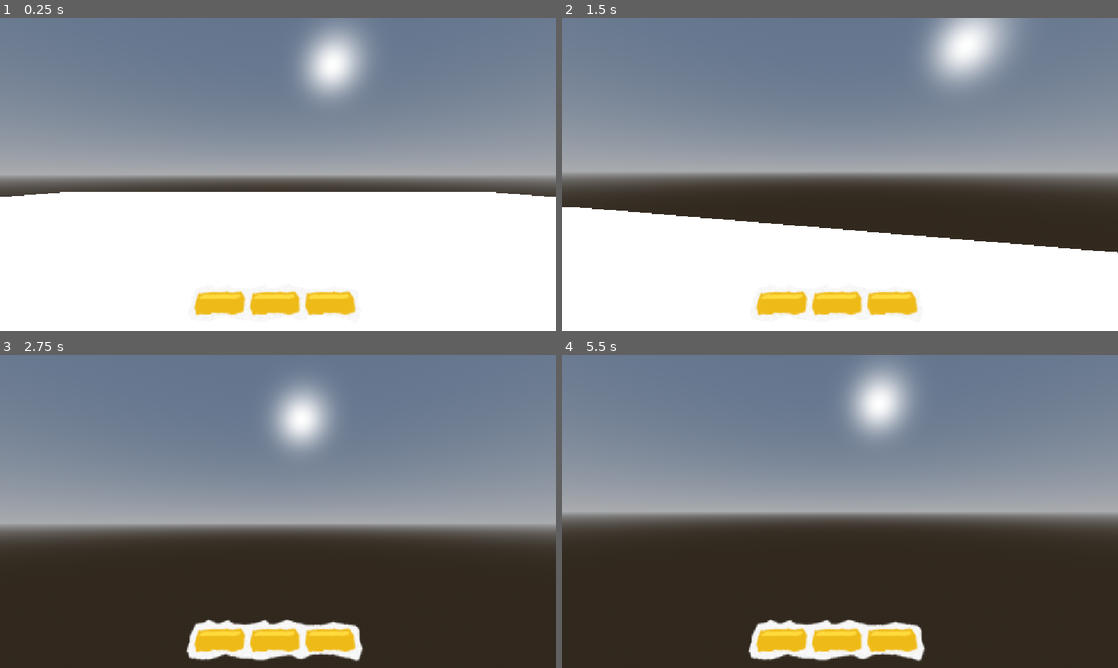
Above: before the commit, frames 1-4 (two rows, left to right).
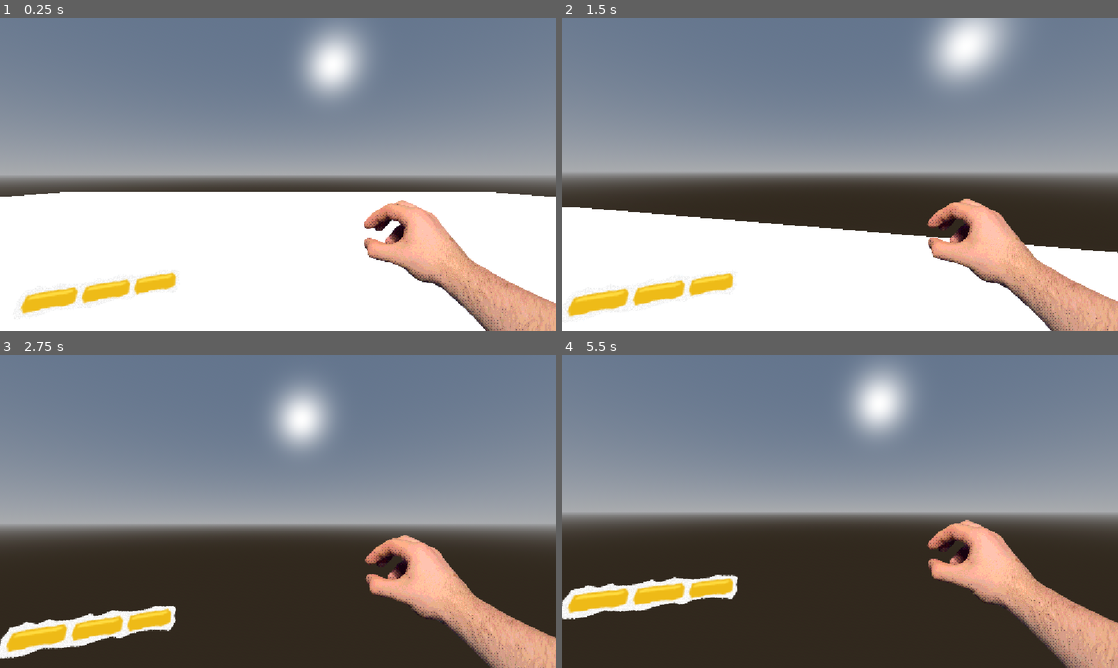
Above: after the commit, the same moments.

Repository: Regonold520/terra-game
Game: Godot game, scene res://main.tscn
Same seed, same stepped clock (60 frames per second), same inputs: the game is played once before the commit and once after it.
Inputs (mouse positions are in pixels of both pictures, inside the frame that each line leads up to):
- Up to frame 1 (0.25 s): no input
- Up to frame 2 (1.5 s): tap Enter (ui_accept) at 0.5 s; move the mouse to (867, 174) at 0.52 s; hold W (Up) from 0.53 s (still down); tap Space (Jump) at 0.6, 0.77, 1.07 s; move the mouse to (812, 174) at 1.27 s; tap Alt at 1.35 s
- Up to frame 3 (2.75 s): keep holding W (Up); tap Space (Jump) at 1.52, 1.55, 1.82, 2.3 s; move the mouse to (289, 505) at 2.02 s; tap Shift at 2.1 s
- Up to frame 4 (5.5 s): keep holding W (Up); move the mouse to (834, 517) at 2.77 s; tap Space (Jump) at 2.85, 3.02, 3.32, 3.77, 3.8, 4.07, 4.52, 4.55, 4.82, 5.1 s; move the mouse to (878, 514) at 3.52 s; tap Alt at 3.6 s; move the mouse to (795, 508) at 4.27 s; tap Shift at 4.35 s; move the mouse to (845, 511) at 5.02 s

The runs differ from the first frame. In frame 1, 9.2% of the frame differs, in the area x 3-100%, y 58-100%; in frame 2, 9.4%; in frame 3, 12%; in frame 4, 12%, in the area x 0-100%, y 52-100%.

Commit message:
Messed with the GUI more, added a test hand and made the UI go all wobbly

Diff:
--- /dev/null
+++ b/doodle.gdshader
@@ -0,0 +1,38 @@
+shader_type canvas_item;
+render_mode world_vertex_coords;
+
+group_uniforms Squiggle;
+/**
+ * Noise texture scale
+ * By default, the noise texture's size in world coordinates is set by its resolution
+*/
+uniform vec2 scale = vec2(1.0, 1.0);
+uniform float strength = 1.0;
+/**
+ * Number of squiggle frames per second
+*/
+uniform float fps = 6.0;
+uniform sampler2D noise : filter_linear, repeat_enable;
+group_uniforms;
+
+varying vec4 modulate;
+varying vec2 noise_uv;
+
+void vertex() {
+	modulate = COLOR;
+
+	// Use world coordinates for scale-independent squiggles, offset by position to keep pattern attached to object
+	noise_uv = (VERTEX - MODEL_MATRIX[3].xy) / (vec2(textureSize(noise, 0)) * scale);
+}
+
+// Use irrational constants for unique squiggles every frame
+#define offset_multiplier vec2(PI, E)
+
+void fragment() {
+	vec2 noise_offset = vec2(floor(TIME * fps)) * offset_multiplier;
+	float noise_sample = texture(noise, noise_uv + noise_offset).r * 4.0 * PI;
+	vec2 direction = vec2(cos(noise_sample), sin(noise_sample));
+	vec2 squiggle_uv = UV + direction * strength * 0.005;
+
+	COLOR = texture(TEXTURE, squiggle_uv) * modulate;
+}
--- a/main.tscn
+++ b/main.tscn
@@ -2,7 +2,9 @@
 
 [ext_resource type="Script" uid="uid://dp6hblaxnll0h" path="res://player.gd" id="1_ig7tw"]
 [ext_resource type="Texture2D" uid="uid://dg7jwq7gbhvy1" path="res://jumpBar.png" id="2_h2yge"]
+[ext_resource type="Script" uid="uid://cdf2yepjf30a0" path="res://wobbler.gd" id="2_lquwl"]
 [ext_resource type="Texture2D" uid="uid://c6yf7ts40ij86" path="res://barFilled.png" id="3_1bvp3"]
+[ext_resource type="Texture2D" uid="uid://b5cew8kyft7wk" path="res://camArm1.png" id="4_1bvp3"]
 
 [sub_resource type="ProceduralSkyMaterial" id="ProceduralSkyMaterial_ig7tw"]
 sky_horizon_color = Color(0.66224277, 0.6717428, 0.6867428, 1)
@@ -42,6 +44,41 @@
 [node name="WorldEnvironment" type="WorldEnvironment" parent="." unique_id=1393728126]
 environment = SubResource("Environment_h2yge")
 
+[node name="Wobbler" type="Node3D" parent="." unique_id=313427264]
+transform = Transform3D(1, 0, 0, 0, 1, 0, 0, 0, 1, 0, 2.3233464, 0)
+script = ExtResource("2_lquwl")
+
+[node name="Sprite3D" type="Sprite3D" parent="Wobbler" unique_id=188801559]
+transform = Transform3D(0.16914468, -0.025822993, 0.055886075, 0, 0.16339995, 0.07550138, -0.061563626, -0.07094809, 0.15354574, -0.705, -0.485, -0.855)
+no_depth_test = true
+texture_filter = 0
+texture = ExtResource("2_h2yge")
+
+[node name="2" type="Sprite3D" parent="Wobbler/Sprite3D" unique_id=1535444560]
+transform = Transform3D(1, 0, 0, 0, 0.9999999, 0, 0, 0, 0.9999999, -0.055, 0, 0)
+sorting_offset = 1.645
+no_depth_test = true
+texture_filter = 5
+texture = ExtResource("3_1bvp3")
+
+[node name="3" type="Sprite3D" parent="Wobbler/Sprite3D" unique_id=698791918]
+transform = Transform3D(1, 0, 0, 0, 0.9999998, 1.4901161e-08, 0, -1.4901161e-08, 0.9999998, 0.9356558, 0, 0)
+sorting_offset = 1.645
+no_depth_test = true
+texture = ExtResource("3_1bvp3")
+
+[node name="1" type="Sprite3D" parent="Wobbler/Sprite3D" unique_id=205297073]
+transform = Transform3D(1, 0, 0, 0, 0.9999996, 4.4703484e-08, 0, -4.4703484e-08, 0.9999996, -1.045, 0, 0)
+sorting_offset = 1.645
+no_depth_test = true
+texture = ExtResource("3_1bvp3")
+
+[node name="Arm" type="Sprite3D" parent="Wobbler" unique_id=484793355]
+transform = Transform3D(0.18, 0, 0, 0, 0.18, 0, 0, 0, 0.18, 1.125, -0.70000005, -1.9)
+no_depth_test = true
+texture_filter = 0
+texture = ExtResource("4_1bvp3")
+
 [node name="Player" type="CharacterBody3D" parent="." unique_id=840459433]
 transform = Transform3D(1, 0, 0, 0, 1, 0, 0, 0, 1, 0, 1.2343464, 0)
 script = ExtResource("1_ig7tw")
@@ -58,29 +95,6 @@
 transform = Transform3D(1, 0, 0, 0, 1, 0, 0, 0, 1, 0, 1.089, 0)
 
 [node name="Camera3D" type="Camera3D" parent="Player/CamPivot" unique_id=592674095]
-
-[node name="Sprite3D" type="Sprite3D" parent="Player/CamPivot/Camera3D" unique_id=188801559]
-transform = Transform3D(0.265, 0, 0, 0, 0.23288651, 0.12644707, 0, -0.12644707, 0.23288651, 0, -0.612, -0.972)
-no_depth_test = true
-texture = ExtResource("2_h2yge")
-
-[node name="2" type="Sprite3D" parent="Player/CamPivot/Camera3D/Sprite3D" unique_id=1535444560]
-transform = Transform3D(1, 0, 0, 0, 0.9999999, 0, 0, 0, 0.9999999, -0.055, 0, 0)
-sorting_offset = 1.645
-no_depth_test = true
-texture = ExtResource("3_1bvp3")
-
-[node name="3" type="Sprite3D" parent="Player/CamPivot/Camera3D/Sprite3D" unique_id=698791918]
-transform = Transform3D(1, 0, 0, 0, 0.9999998, 1.4901161e-08, 0, -1.4901161e-08, 0.9999998, 0.9356558, 0, 0)
-sorting_offset = 1.645
-no_depth_test = true
-texture = ExtResource("3_1bvp3")
-
-[node name="1" type="Sprite3D" parent="Player/CamPivot/Camera3D/Sprite3D" unique_id=205297073]
-transform = Transform3D(1, 0, 0, 0, 0.9999996, 4.4703484e-08, 0, -4.4703484e-08, 0.9999996, -1.045, 0, 0)
-sorting_offset = 1.645
-no_depth_test = true
-texture = ExtResource("3_1bvp3")
 
 [node name="StaticBody3D" type="StaticBody3D" parent="." unique_id=950018757]
 transform = Transform3D(1, 0, 0, 0, 1, 0, 0, 0, 1, 0, -0.61359143, 0)
--- a/player.gd
+++ b/player.gd
@@ -23,14 +23,14 @@
 		uiRot.kill()
 		uiRot = create_tween()
 
-		$CamPivot/Camera3D/Sprite3D.rotation_degrees.z = newRot
-		uiRot.tween_property($CamPivot/Camera3D/Sprite3D, "rotation_degrees:z", 0, 1).set_trans(Tween.TRANS_CIRC).set_ease(Tween.EASE_OUT)
+		$"../Wobbler/Sprite3D".rotation_degrees.z = newRot
+		uiRot.tween_property($"../Wobbler/Sprite3D", "rotation_degrees:z", 0, 1).set_trans(Tween.TRANS_CIRC).set_ease(Tween.EASE_OUT)
 
-		for i in $CamPivot/Camera3D/Sprite3D.get_children():
+		for i in $"../Wobbler/Sprite3D".get_children():
 			i.texture = load("res://barEmpty.png")
 
 		for i in value:
-			$CamPivot/Camera3D/Sprite3D.find_child(str(i+1)).texture = load("res://barFilled.png")
+			$"../Wobbler/Sprite3D".find_child(str(i+1)).texture = load("res://barFilled.png")
 
 
 
--- /dev/null
+++ b/wobbler.gd
@@ -0,0 +1,16 @@
+extends Node3D
+
+var idealPosition = Vector3.ZERO
+var lerpy = 160
+
+func _process(delta: float) -> void:
+	var cam = get_viewport().get_camera_3d()
+
+	var weight = 1.0 - exp(-lerpy * delta)
+
+	idealPosition = idealPosition.lerp(cam.global_position, weight)
+
+	global_position = global_position.lerp(idealPosition, weight)
+
+
+	global_rotation = get_viewport().get_camera_3d().global_rotation
Binary file added: camArm1.png
Not shown, added: camArm1.png.import
Not shown, added: doodle.gdshader.uid
Not shown, added: wobbler.gd.uid
